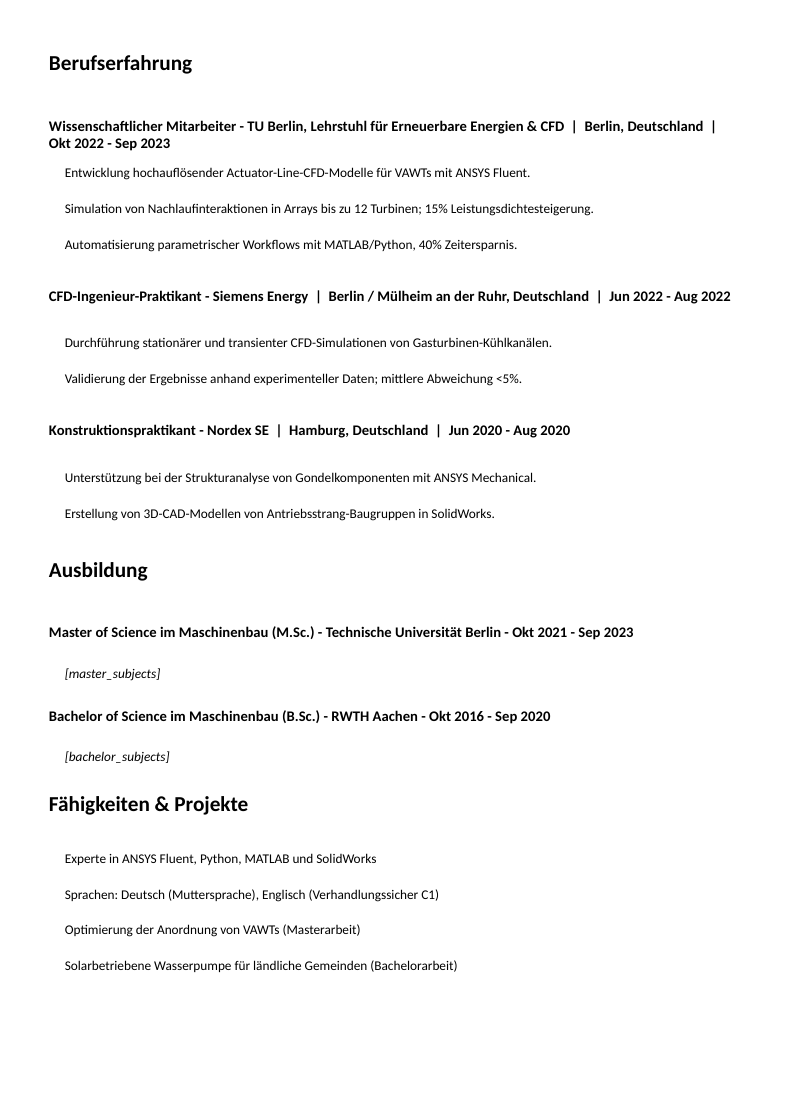
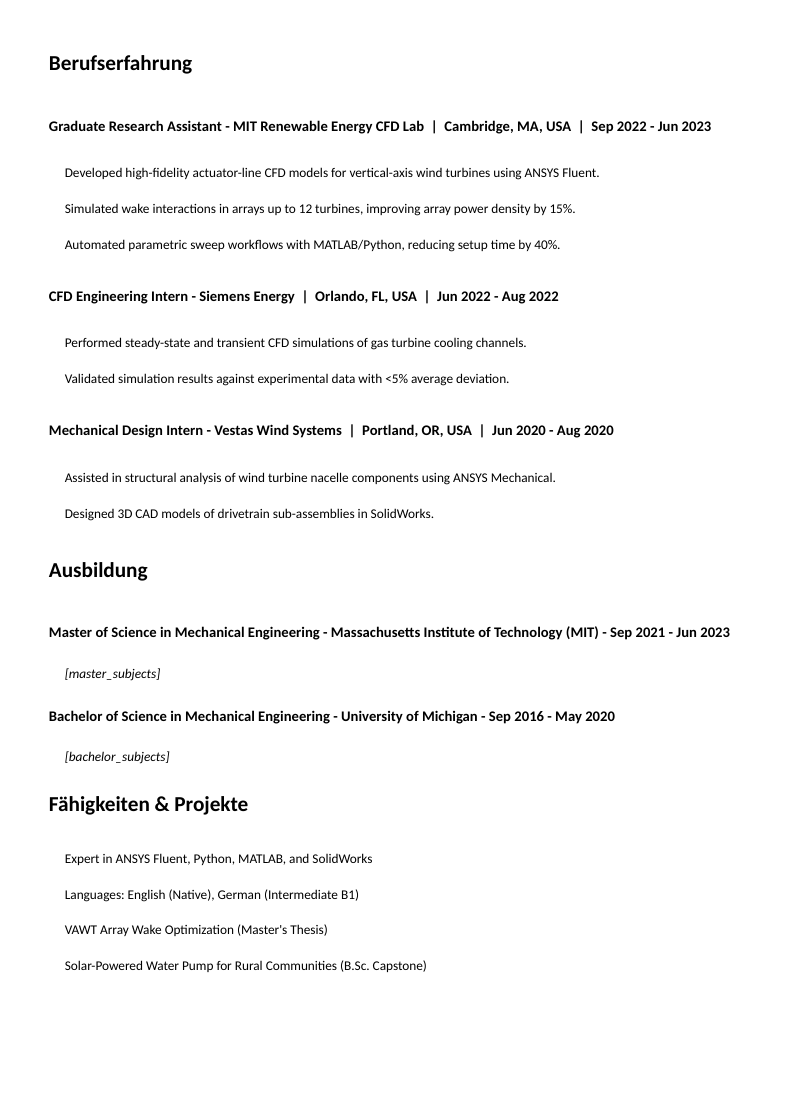
Before and after one commit to juanaponterojas01/Bonfire, a slide deck: slide 2 of examples/templates/de/cv_template.pptx. Drawn at 792x1120 pixels with LibreOffice and Linux fonts; fonts in the diff are those of the drawing. Boxes give left, top, right and bottom in pixels: in the first picture for what was removed or moved away, otherwise in the second. Text is boxed around its words. In the diff, an @@ line names an element or a change of style, - is before the commit and + after.

```diff
--- a/examples/templates/de/cv_template.pptx
+++ b/examples/templates/de/cv_template.pptx
@@ text at <box>49,120,712,134</box>: text changed @@
-Wissenschaftlicher Mitarbeiter - TU Berlin, Lehrstuhl für Erneuerbare Energien & CFD | Berlin, Deutschland | Okt 2022 - Sep 2023
+Graduate Research Assistant - MIT Renewable Energy CFD Lab | Cambridge, MA, USA | Sep 2022 - Jun 2023
@@ text at <box>65,167,599,180</box>: text changed @@
-Entwicklung hochauflösender Actuator-Line-CFD-Modelle für VAWTs mit ANSYS Fluent.
+Developed high-fidelity actuator-line CFD models for vertical-axis wind turbines using ANSYS Fluent.
@@ text at <box>65,203,576,216</box>: text changed @@
-Simulation von Nachlaufinteraktionen in Arrays bis zu 12 Turbinen; 15% Leistungsdichtesteigerung.
+Simulated wake interactions in arrays up to 12 turbines, improving array power density by 15%.
@@ text at <box>65,239,560,252</box>: text changed @@
-Automatisierung parametrischer Workflows mit MATLAB/Python, 40% Zeitersparnis.
+Automated parametric sweep workflows with MATLAB/Python, reducing setup time by 40%.
@@ text at <box>49,290,559,304</box>: text changed @@
-CFD-Ingenieur-Praktikant - Siemens Energy | Berlin / Mülheim an der Ruhr, Deutschland | Jun 2022 - Aug 2022
+CFD Engineering Intern - Siemens Energy | Orlando, FL, USA | Jun 2022 - Aug 2022
@@ text at <box>65,337,527,350</box>: text changed @@
-Durchführung stationärer und transienter CFD-Simulationen von Gasturbinen-Kühlkanälen.
+Performed steady-state and transient CFD simulations of gas turbine cooling channels.
@@ text at <box>65,373,509,386</box>: text changed @@
-Validierung der Ergebnisse anhand experimenteller Daten; mittlere Abweichung <5%.
+Validated simulation results against experimental data with <5% average deviation.
@@ text at <box>49,424,614,438</box>: text changed @@
-Konstruktionspraktikant - Nordex SE | Hamburg, Deutschland | Jun 2020 - Aug 2020
+Mechanical Design Intern - Vestas Wind Systems | Portland, OR, USA | Jun 2020 - Aug 2020
@@ text at <box>65,472,556,485</box>: text changed @@
-Unterstützung bei der Strukturanalyse von Gondelkomponenten mit ANSYS Mechanical.
+Assisted in structural analysis of wind turbine nacelle components using ANSYS Mechanical.
@@ text at <box>65,508,434,521</box>: text changed @@
-Erstellung von 3D-CAD-Modellen von Antriebsstrang-Baugruppen in SolidWorks.
+Designed 3D CAD models of drivetrain sub-assemblies in SolidWorks.
@@ text at <box>49,626,730,640</box>: text changed @@
-Master of Science im Maschinenbau (M.Sc.) - Technische Universität Berlin - Okt 2021 - Sep 2023
+Master of Science in Mechanical Engineering - Massachusetts Institute of Technology (MIT) - Sep 2021 - Jun 2023
@@ text at <box>49,710,615,724</box>: text changed @@
-Bachelor of Science im Maschinenbau (B.Sc.) - RWTH Aachen - Okt 2016 - Sep 2020
+Bachelor of Science in Mechanical Engineering - University of Michigan - Sep 2016 - May 2020
@@ text at <box>65,853,372,865</box>: text changed @@
-Experte in ANSYS Fluent, Python, MATLAB und SolidWorks
+Expert in ANSYS Fluent, Python, MATLAB, and SolidWorks
@@ text at <box>65,889,359,902</box>: text changed @@
-Sprachen: Deutsch (Muttersprache), Englisch (Verhandlungssicher C1)
+Languages: English (Native), German (Intermediate B1)
@@ text at <box>65,924,327,936</box>: text changed @@
-Optimierung der Anordnung von VAWTs (Masterarbeit)
+VAWT Array Wake Optimization (Master's Thesis)
@@ text at <box>65,960,427,972</box>: text changed @@
-Solarbetriebene Wasserpumpe für ländliche Gemeinden (Bachelorarbeit)
+Solar-Powered Water Pump for Rural Communities (B.Sc. Capstone)
```
Also in this commit, not shown: 1 other slide changed, 13 other files.
